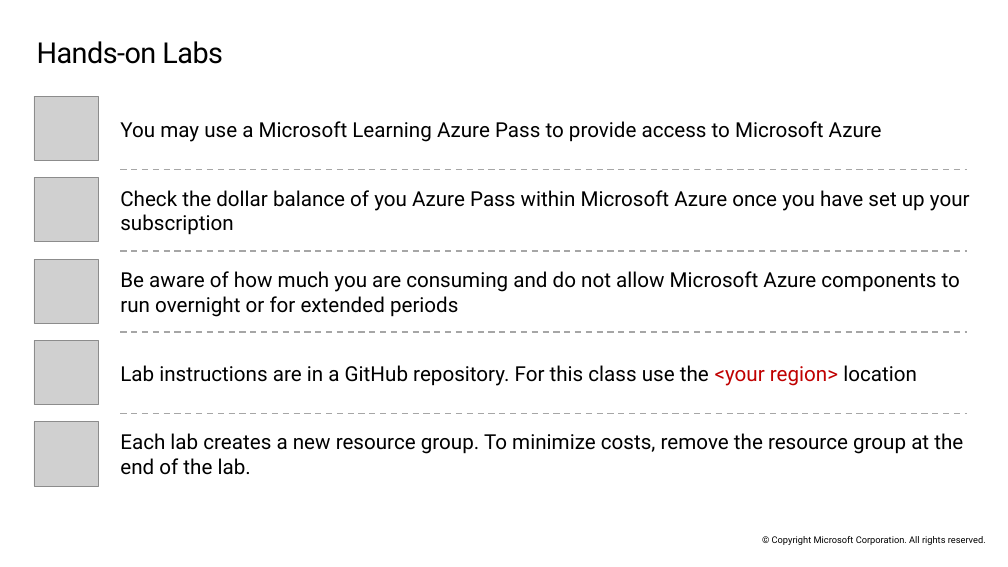
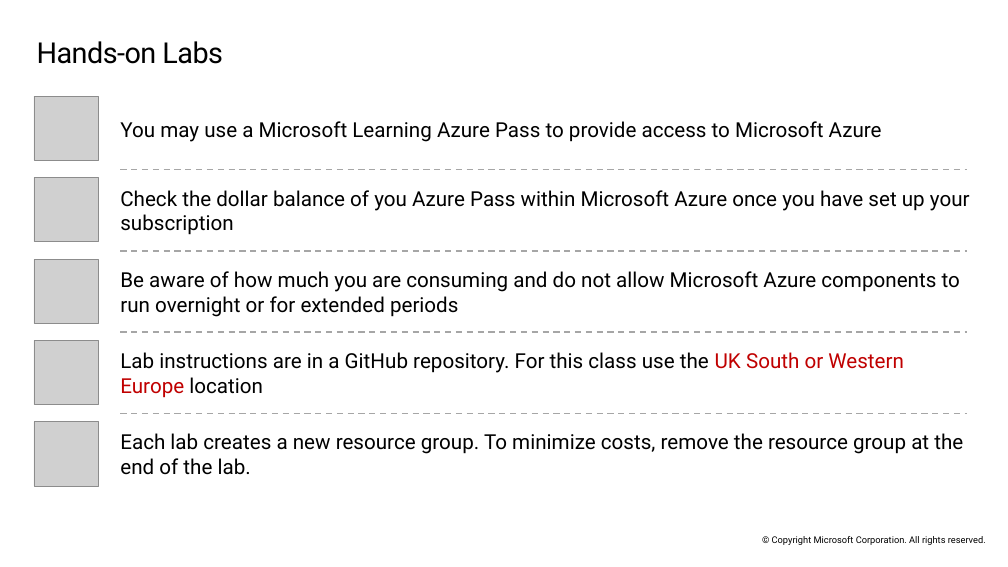
Before and after one commit to ryanpbetts/az-104-material, a slide deck: slide 13 of Slides/AZ-104T00A-ENU-PowerPoint_00 - done.pptx. Drawn at 1008x567 pixels with LibreOffice and Linux fonts; fonts in the diff are those of the drawing; grey boxes stand for pictures. Boxes give left, top, right and bottom in pixels: in the first picture for what was removed or moved away, otherwise in the second. Text is boxed around its words. In the diff, an @@ line names an element or a change of style, - is before the commit and + after.

```diff
--- a/Slides/AZ-104T00A-ENU-PowerPoint_00 - done.pptx
+++ b/Slides/AZ-104T00A-ENU-PowerPoint_00 - done.pptx
@@ text at <box>120,352,904,398</box>: text changed @@
-Lab instructions are in a GitHub repository. For this class use the <your region> location
+Lab instructions are in a GitHub repository. For this class use the UK South or Western Europe location
```
Also in this commit, not shown: 3 other slides changed, 1 slide added, 4 other files.
